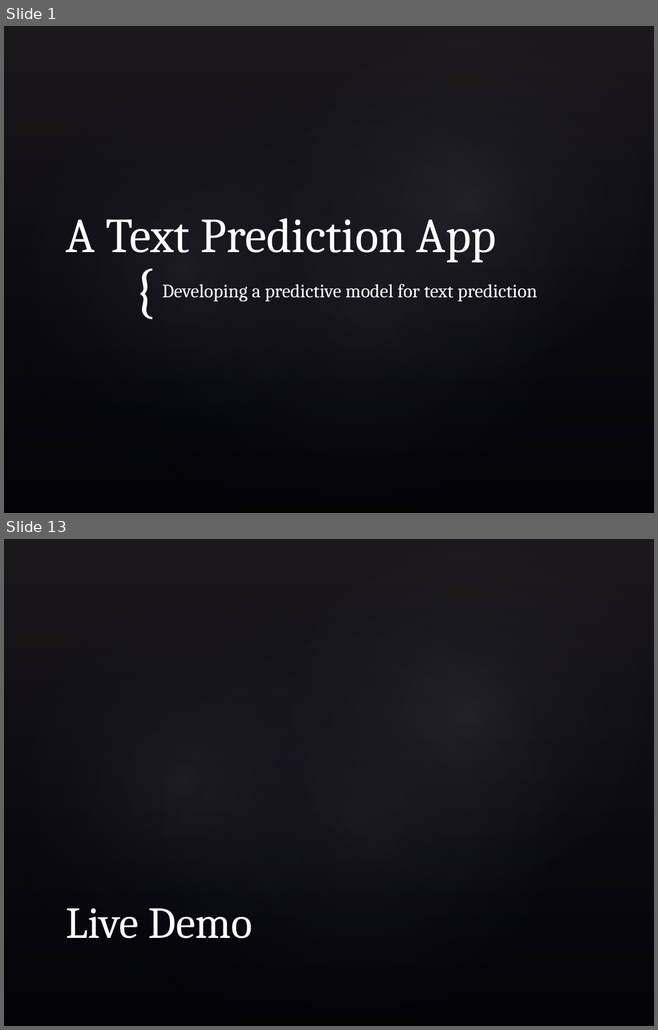
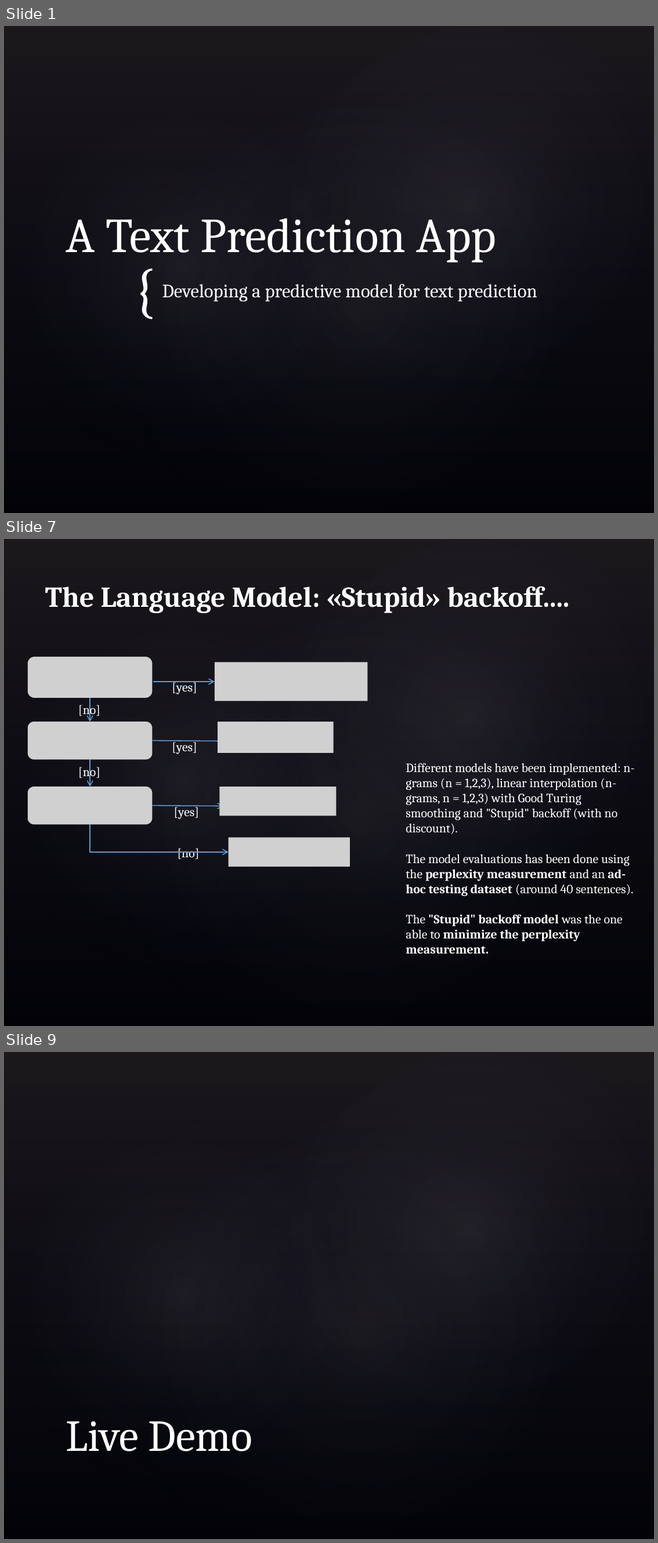
Before and after one commit to pparacch/CapstoneProjectDataScienceSpecialization, a slide deck: notes/lessonLearned.pptx. Shown one above the other, each under a label of ours: slides 1 and 13 before the commit, slides 1, 7 and 9 after it; the slides between them are not shown. The pictures are 658x1030 and 658x1543 pixels, drawn with LibreOffice and Linux fonts; fonts in the diff are those of the drawing; grey boxes stand for pictures; background and template pictures are left out. Boxes give left, top, right and bottom in pixels: in the first picture for what was removed or moved away, otherwise in the second. Text is boxed around its words. In the diff, an @@ line names an element or a change of style, - is before the commit and + after.

```diff
--- a/notes/lessonLearned.pptx
+++ b/notes/lessonLearned.pptx
@@ slide 7 added at [4, 539, 654, 1026], background picture (left out); not listed: 4 template elements that a slide beside it also shows @@
@@ text added at [45, 586, 570, 613], 32 pt, text #FFFFFF, bold @@
+The Language Model: «Stupid» backoff....
@@ text added at [405, 763, 634, 954], 14 pt, text #FFFFFF @@
+Different models have been implemented: n-grams (n = 1,2,3), linear interpolation (n-grams, n = 1,2,3) with Good Turing smoothing and "Stupid" backoff (with no discount).
+The model evaluations has been done using the perplexity measurement and an ad-hoc testing dataset (around 40 sentences).
+The "Stupid" backoff model was the one able to minimize the perplexity measurement.
@@ group added at [27, 657, 367, 866]: 7 pictures, 6 texts, 5 arrows, 1 elbow arrow @@
+[yes]
+[yes]
+[yes]
+[no]
+[no]
+[no]
@@ what was slide 13 is now slide 9 @@
```
Also in this commit, not shown: 6 slides changed, 3 other slides added, 2 other files.
